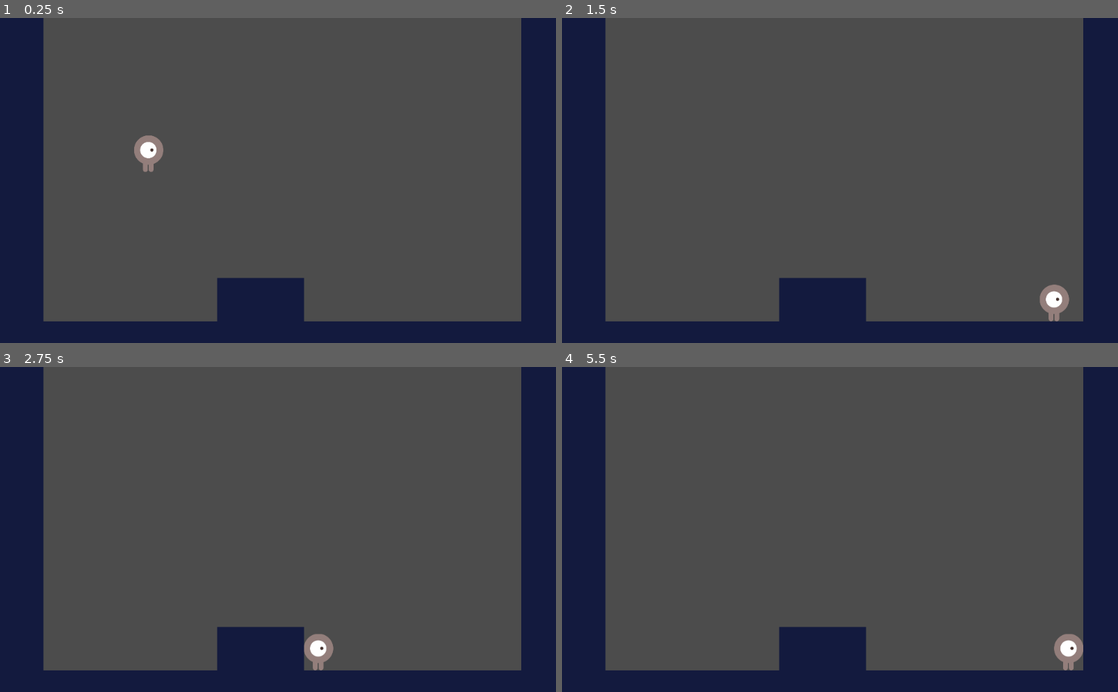
Above: before the commit, frames 1-4 (two rows, left to right).
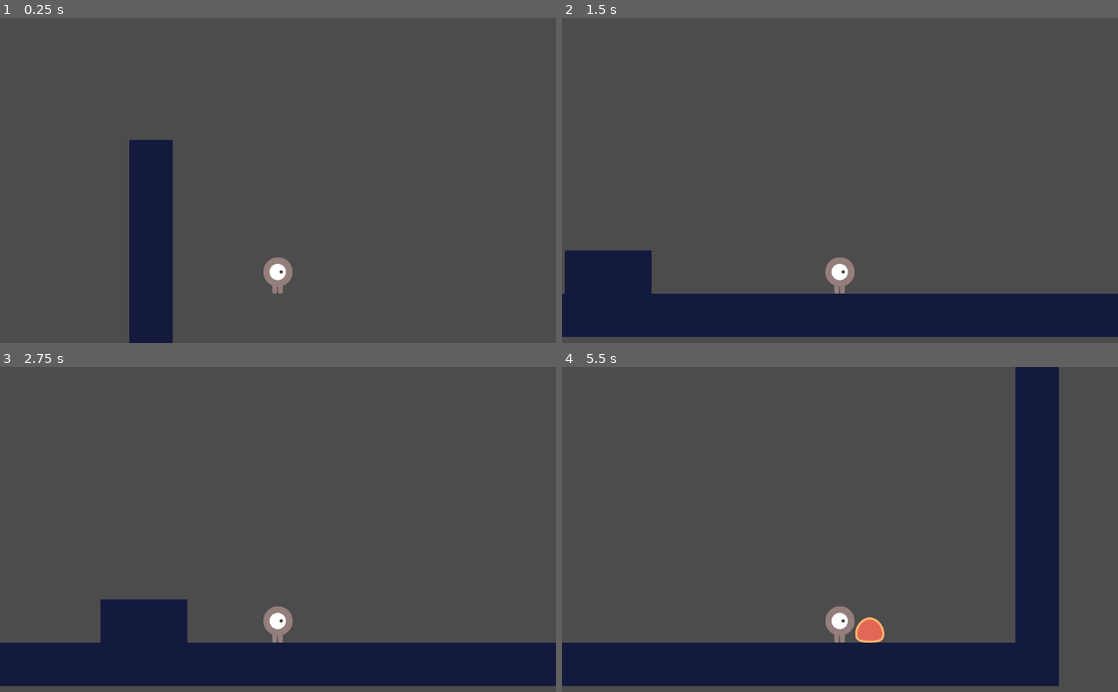
Above: after the commit, the same moments.

Repository: MichelleFuncke/test-games
Game: Godot game, scene res://src/Levels/LevelTemplate.tscn
Two runs of this game, one before a commit and one after it. Both use one fixed random seed, a clock stepped at 60 frames per second and the inputs below.
Inputs:
- Up to frame 1 (0.25 s): no input
- Up to frame 2 (1.5 s): hold D (move_right) from 0.53 s (still down); tap W (jump) at 0.77 s
- Up to frame 3 (2.75 s): tap W (jump) at 1.52 s; release D (move_right) at 2.03 s; hold A (move_left) from 2.03 s (still down)
- Up to frame 4 (5.5 s): release A (move_left) at 2.78 s; hold D (move_right) 2.78-4.28 s; tap W (jump) at 3.02, 3.77, 4.52 s; hold A (move_left) 4.28-5.03 s; hold D (move_right) from 5.03 s (still down)

The runs differ from the first frame. In frame 1, 26% of the frame differs, in the area x 0-100%, y 0-100%; in frame 2, 21%; in frame 3, 23%; in frame 4, 29%.

Commit message:
feat: Enemy
Added the enemy object
Optimized the performance by making enemies only move when they are in view

Diff:
--- /dev/null
+++ b/basic-platformer/src/Actors/Enemy.gd
@@ -0,0 +1,12 @@
+extends "res://src/Actors/Actor.gd"
+
+
+func _ready() -> void:
+	set_physics_process(false) # This will make sure the enemy only starts moving once it becomes part of the view
+	_velocity.x = -speed.x
+
+func _physics_process(delta: float) -> void:
+	_velocity.y += gravity * delta
+	if is_on_wall():
+		_velocity *= -1.0
+	_velocity.y = move_and_slide(_velocity, FLOOR_NORMAL).y
--- /dev/null
+++ b/basic-platformer/src/Actors/Enemy.tscn
@@ -0,0 +1,36 @@
+[gd_scene load_steps=5 format=2]
+
+[ext_resource path="res://src/Actors/Enemy.gd" type="Script" id=1]
+[ext_resource path="res://asserts/enemy.png" type="Texture" id=2]
+
+[sub_resource type="SpriteFrames" id=1]
+animations = [ {
+"frames": [ ExtResource( 2 ) ],
+"loop": true,
+"name": "right",
+"speed": 5.0
+} ]
+
+[sub_resource type="RectangleShape2D" id=2]
+extents = Vector2( 23.1806, 16.0011 )
+
+[node name="Enemy" type="KinematicBody2D"]
+collision_layer = 2
+collision_mask = 9
+script = ExtResource( 1 )
+
+[node name="AnimatedSprite" type="AnimatedSprite" parent="."]
+scale = Vector2( 0.5, 0.5 )
+frames = SubResource( 1 )
+animation = "right"
+
+[node name="CollisionShape2D" type="CollisionShape2D" parent="."]
+position = Vector2( 0, 7.65903 )
+shape = SubResource( 2 )
+
+[node name="VisibilityEnabler2D" type="VisibilityEnabler2D" parent="."]
+position = Vector2( -0.253542, -1.72413 )
+scale = Vector2( 0.462476, 0.624747 )
+rect = Rect2( -50, -10, 100, 50 )
+process_parent = true
+physics_process_parent = true
--- a/basic-platformer/src/Actors/Player.tscn
+++ b/basic-platformer/src/Actors/Player.tscn
@@ -29,3 +29,7 @@
 
 [node name="CollisionShape2D" type="CollisionShape2D" parent="."]
 shape = SubResource( 2 )
+
+[node name="Camera2D" type="Camera2D" parent="."]
+position = Vector2( 0, -175.545 )
+current = true
--- a/basic-platformer/src/Levels/LevelTemplate.tscn
+++ b/basic-platformer/src/Levels/LevelTemplate.tscn
@@ -1,7 +1,8 @@
-[gd_scene load_steps=3 format=2]
+[gd_scene load_steps=4 format=2]
 
 [ext_resource path="res://src/Actors/Player.tscn" type="PackedScene" id=1]
 [ext_resource path="res://asserts/tileset.tres" type="TileSet" id=2]
+[ext_resource path="res://src/Actors/Enemy.tscn" type="PackedScene" id=3]
 
 [node name="LevelTemplate" type="Node2D"]
 
@@ -11,7 +12,10 @@
 collision_layer = 8
 collision_mask = 0
 format = 1
-tile_data = PoolIntArray( 0, 0, 0, 12, 0, 0, 65536, 0, 0, 65548, 0, 0, 131072, 0, 0, 131084, 0, 0, 196608, 0, 0, 196620, 0, 0, 262144, 0, 0, 262156, 0, 0, 327680, 0, 0, 327692, 0, 0, 393216, 0, 0, 393221, 0, 0, 393222, 0, 0, 393228, 0, 0, 458752, 0, 0, 458753, 0, 0, 458754, 0, 0, 458755, 0, 0, 458756, 0, 0, 458757, 0, 0, 458758, 0, 0, 458759, 0, 0, 458760, 0, 0, 458761, 0, 0, 458762, 0, 0, 458763, 0, 0, 458764, 0, 0 )
+tile_data = PoolIntArray( 0, 0, 0, 19, 0, 0, 65536, 0, 0, 65555, 0, 0, 131072, 0, 0, 131091, 0, 0, 196608, 0, 0, 196627, 0, 0, 262144, 0, 0, 262163, 0, 0, 327680, 0, 0, 327699, 0, 0, 393216, 0, 0, 393221, 0, 0, 393222, 0, 0, 393235, 0, 0, 458752, 0, 0, 458753, 0, 0, 458754, 0, 0, 458755, 0, 0, 458756, 0, 0, 458757, 0, 0, 458758, 0, 0, 458759, 0, 0, 458760, 0, 0, 458761, 0, 0, 458762, 0, 0, 458763, 0, 0, 458764, 0, 0, 458765, 0, 0, 458766, 0, 0, 458767, 0, 0, 458768, 0, 0, 458769, 0, 0, 458770, 0, 0, 458771, 0, 0 )
 
 [node name="Player" parent="." instance=ExtResource( 1 )]
 position = Vector2( 273.815, 117.153 )
+
+[node name="Enemy" parent="." instance=ExtResource( 3 )]
+position = Vector2( 1454.44, 448.017 )
